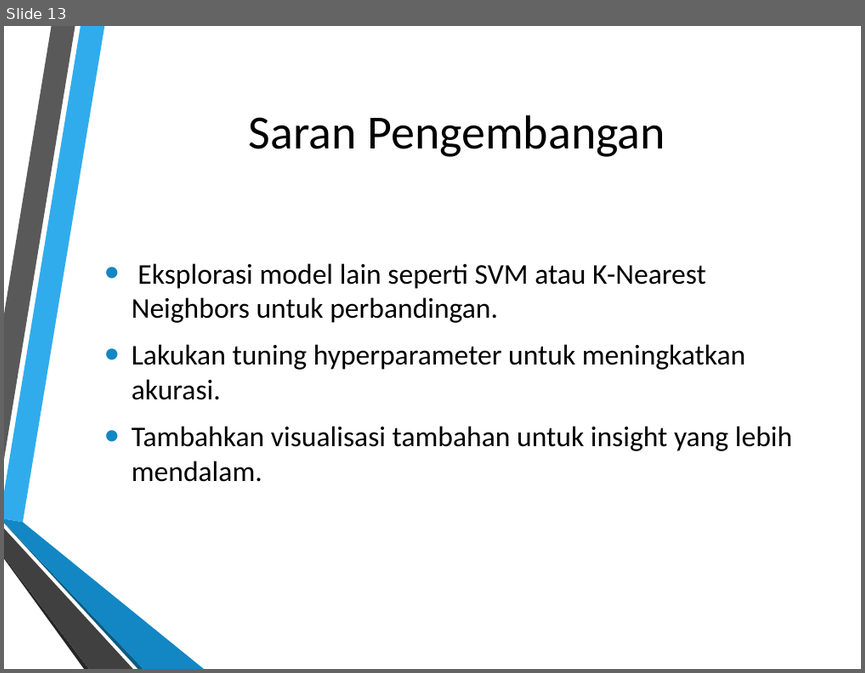
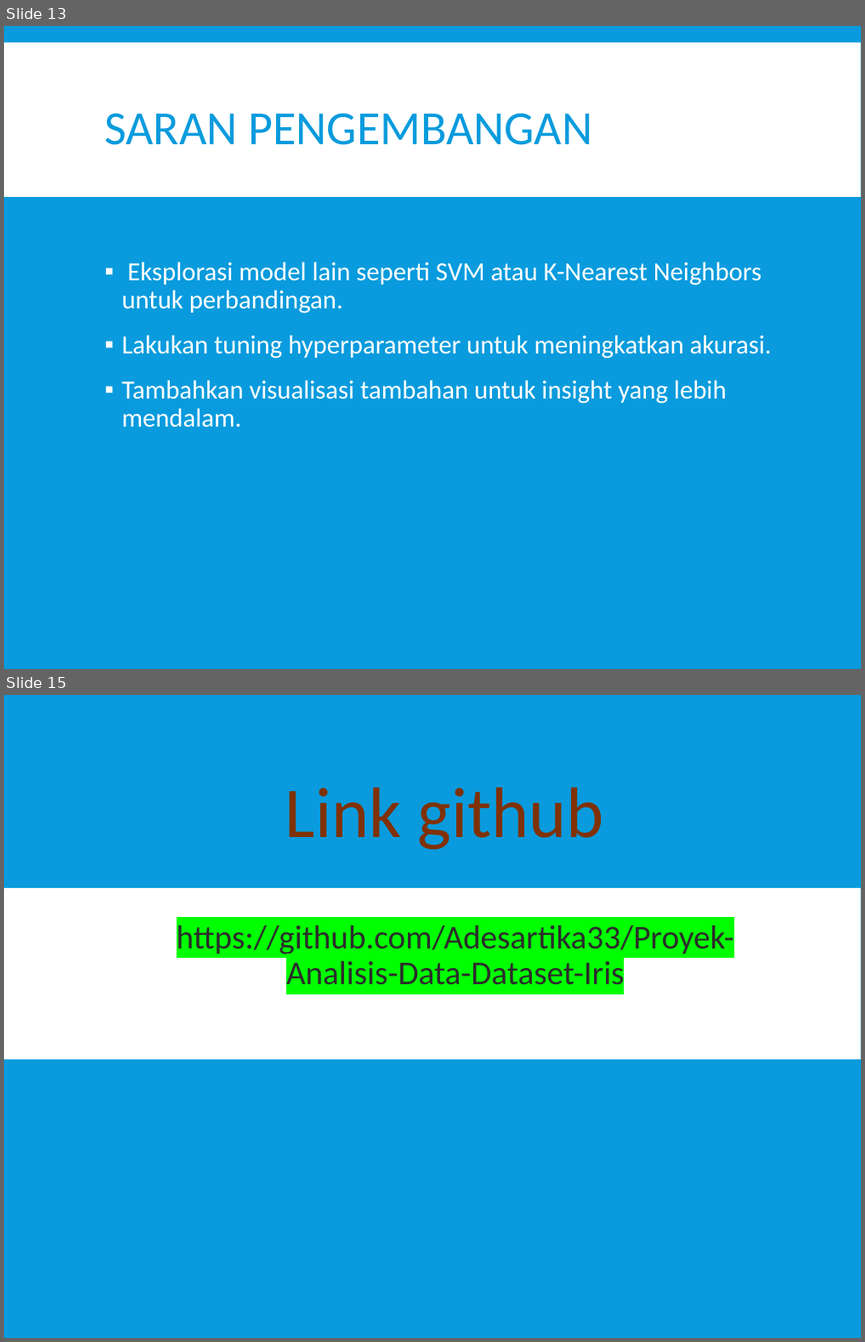
Before and after one commit to Adesartika33/Proyek-Analisis-Data-Dataset-Iris, a slide deck: Proyek_Analisis_Dataset_Iris_Ade Sartika Johanna Lumbantobing.pptx. Shown one above the other, each under a label of ours: slide 13 before the commit, slides 13 and 15 after it; the slides between them are not shown. The pictures are 865x673 and 865x1342 pixels, drawn with LibreOffice and Linux fonts; fonts in the diff are those of the drawing; background and template pictures are left out. Boxes give left, top, right and bottom in pixels: in the first picture for what was removed or moved away, otherwise in the second. Text is boxed around its words. In the diff, an @@ line names an element or a change of style, - is before the commit and + after.

```diff
--- a/Proyek_Analisis_Dataset_Iris_Ade Sartika Johanna Lumbantobing.pptx
+++ b/Proyek_Analisis_Dataset_Iris_Ade Sartika Johanna Lumbantobing.pptx
@@ slide 15 added at (4,695,861,1338), background #099BDD @@
@@ title added at (285,787,604,850), 60 pt, text #803106 @@
+Link github
@@ rectangle added at (4,888,860,1059), fill #FFFFFF @@
@@ subtitle added at (177,925,734,993), 28 pt, text #2C2C2C @@
+https://github.com/Adesartika33/Proyek-Analisis-Data-Dataset-Iris
@@ slide 13 changed as well @@
@@ background picture (left out) to #099BDD @@
@@ rectangle added at (4,42,861,197), fill #FFFFFF @@
@@ title at (104,113,592,145): text changed; text colour #000000 to #099BDD @@
-Saran Pengembangan
+SARAN PENGEMBANGAN
@@ text "Eksplorasi model lain seperti SVM ..." at (122,261,772,427): size 24 to 22 pt, text colour #000000 to #FFFFFF; bullet • to ▪; line spacing 1 to 0.9; more space between paragraphs; bullet colour #1287C3 to #FFFFFF; vertical alignment middle to top @@
@@ group removed at (4,26,204,669): 6 freeform shapes @@
```
Also in this commit, not shown: 12 other slides changed, 1 other slide added.
